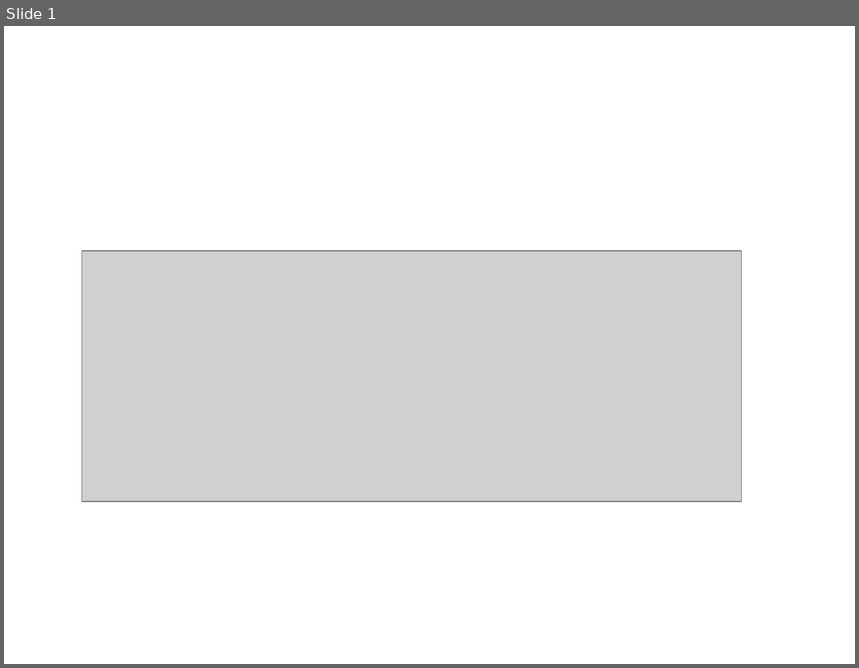
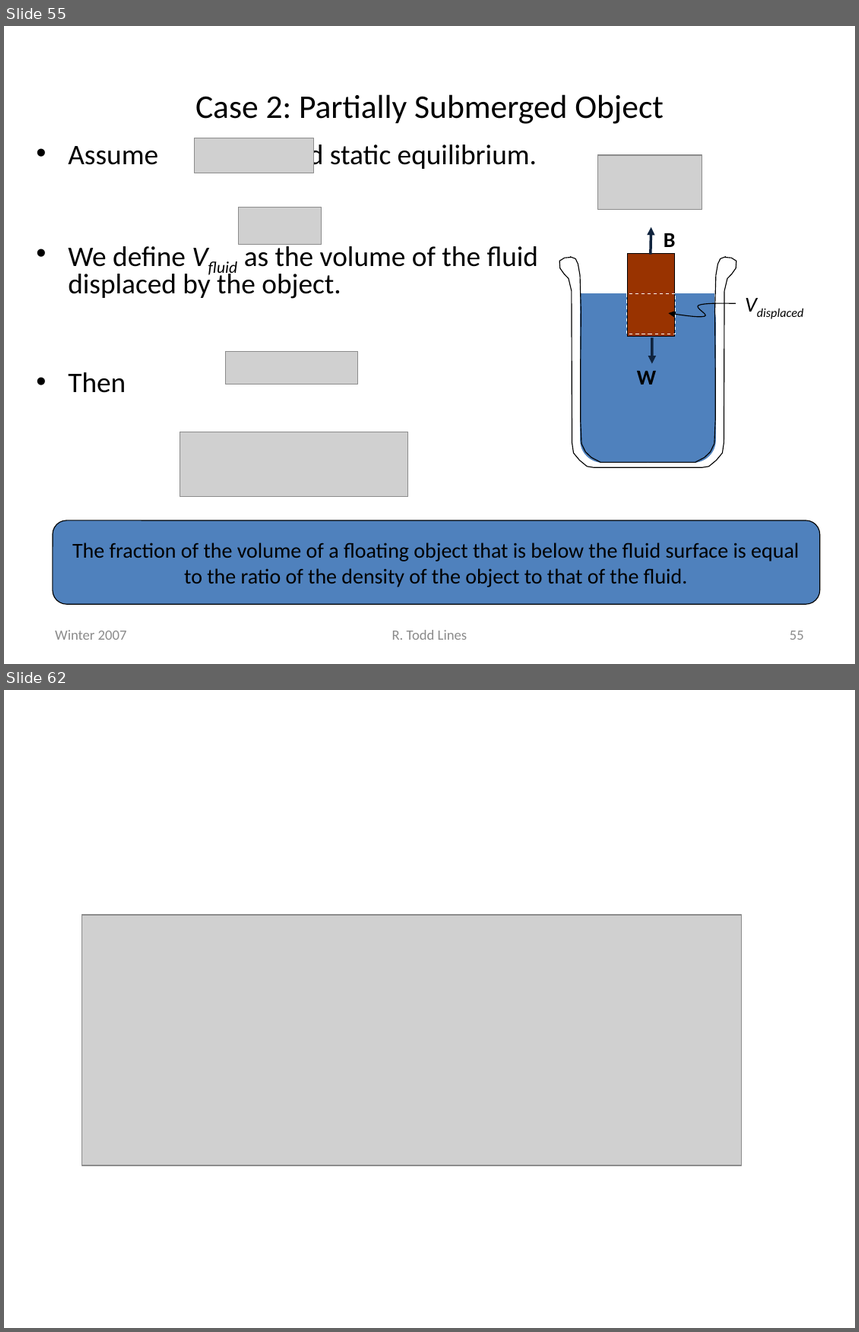
Before and after one commit to rtlines/Introductory-Physics-II, a slide deck: Lecture_Slides/PH 123 Lecture 25.pptx. Shown one above the other, each under a label of ours: slide 1 before the commit, slides 55 and 62 after it; the slides between them are not shown. The pictures are 859x668 and 859x1332 pixels, drawn with LibreOffice and Linux fonts; fonts in the diff are those of the drawing; grey boxes stand for pictures. Boxes give left, top, right and bottom in pixels: in the first picture for what was removed or moved away, otherwise in the second. Text is boxed around its words. In the diff, an @@ line names an element or a change of style, - is before the commit and + after.

```diff
--- a/Lecture_Slides/PH 123 Lecture 25.pptx
+++ b/Lecture_Slides/PH 123 Lecture 25.pptx
@@ slide 55 added at (4, 26, 855, 664), background #FFFFFF @@
@@ title added at (196, 94, 664, 124), 28 pt, text #000000 @@
+Case 2: Partially Submerged Object
@@ picture added at (195, 138, 314, 173) @@
@@ text added at (68, 141, 539, 393), 24 pt, text #000000 @@
+• Assume and static equilibrium.
+• We define Vfluid as the volume of the fluid displaced by the object.
+• Then
@@ picture added at (598, 155, 703, 210) @@
@@ picture added at (239, 208, 322, 245) @@
@@ group added at (560, 227, 828, 468): 5 freeform shapes, 3 rectangles, 3 texts, 2 arrows, 1 rounded rectangle @@
+W
+B
+Vdisplaced
@@ picture added at (226, 351, 358, 385) @@
@@ picture added at (180, 433, 408, 496) @@
@@ rounded rectangle added at (53, 521, 820, 604), fill #4F81BD, outline #000000 0.75 pt, 18 pt, text #000000 @@
+The fraction of the volume of a floating object that is below the fluid surface is equal to the ratio of the density of the object to that of the fluid.
@@ text added at (55, 630, 127, 640), 12 pt, text #8C8C8C @@
+Winter 2007
@@ text added at (392, 630, 467, 640), 12 pt, text #8C8C8C @@
+R. Todd Lines
@@ page number added at (790, 631, 804, 640), 12 pt, text #8C8C8C @@
+55
@@ what was slide 1 is now slide 62 @@
```
Also in this commit, not shown: 60 other slides added, 48 other files.
